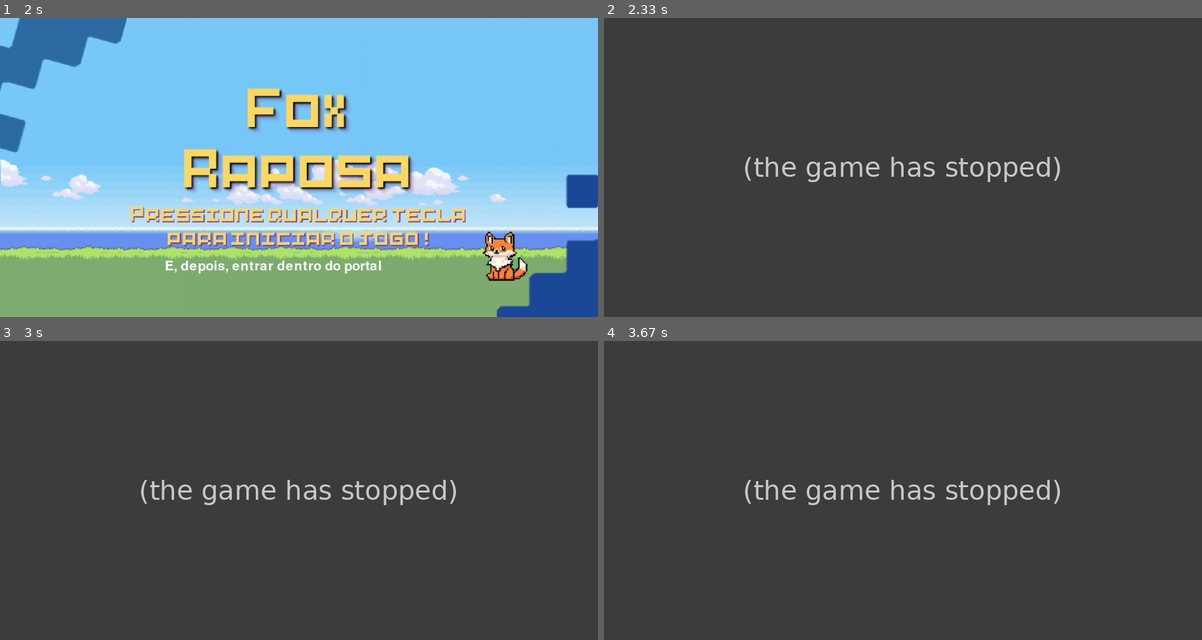
Above: before the commit, frames 1-4 (two rows, left to right).
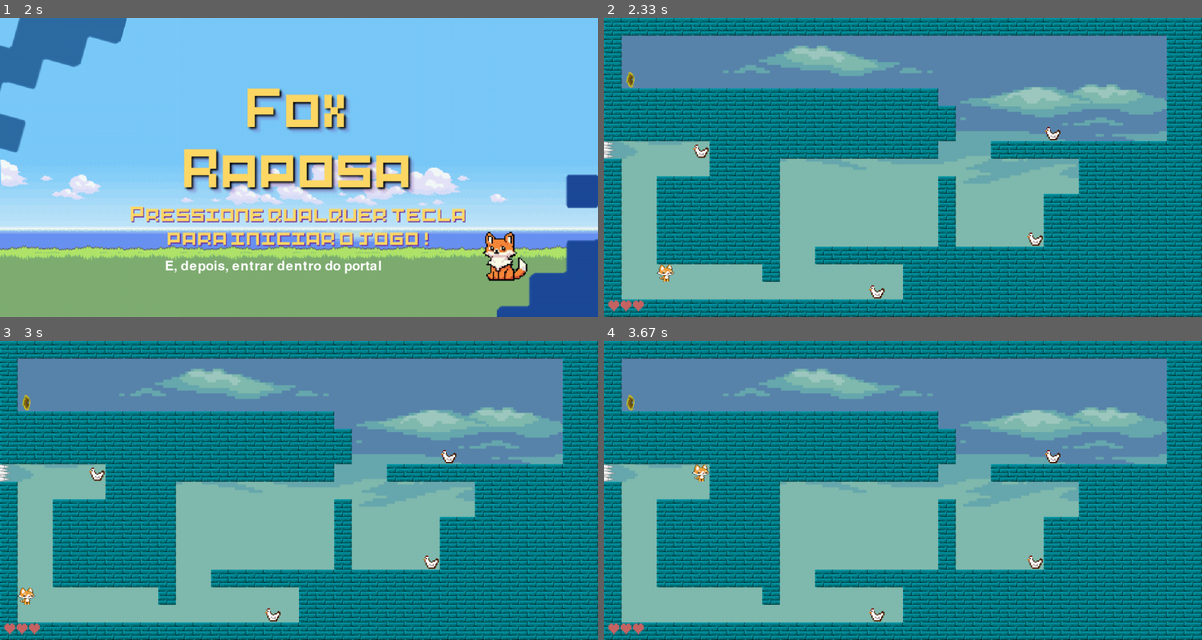
Above: after the commit, the same moments.

Repository: arcanjob/Fox-a-raposa
Game: pygame game, started from INICIALIZA_AQUI_.py
Same seed, same stepped clock (60 frames per second), same inputs: the game is played once before the commit and once after it.
Inputs:
- Up to frame 1 (2 s): hold Right 0.33-0.8 s; hold Up 0.83-1.13 s; hold Right 1.17-1.63 s; hold Left from 1.67 s (still down)
- Up to frame 2 (2.33 s): release Left at 2.2 s; hold Down from 2.23 s (still down)
- Up to frame 3 (3 s): release Down at 2.53 s; hold Left 2.57-2.97 s
- Up to frame 4 (3.67 s): hold Up 3-3.37 s; hold Right from 3.4 s (still down)

Frame 1 is identical in both runs. In frame 2, 100% of the frame differs, in the area x 0-100%, y 0-100%; in frame 3, 100%; in frame 4, 100%.
Error before the commit: TypeError: 'int' object is not subscriptable (INICIALIZA_AQUI_.py line 19); the game stopped at 2.23 s (later frames are placeholders)

Commit message:
CONSEGUI MUDAR AS FASES

Diff:
--- a/INICIALIZA_AQUI_.py
+++ b/INICIALIZA_AQUI_.py
@@ -14,17 +14,22 @@
 pygame.display.set_caption(TITULO)
 
 estado_do_jogo = INICIO
-FASE = [1,0]
+fase = 1
 while True:
-    FASE = FASE[0]
+
+    print(f'a fase é {fase}')
+    MAPA = MAPAS[f'MAPA{fase}'] #qual_o_mapa(fase,MAPA1,MAPA2, MAPA3)
     if estado_do_jogo == jogando:
-        estado_do_jogo = tela_do_jogo(janela)
+        estado_do_jogo = tela_do_jogo(janela, fase, MAPA)
     elif estado_do_jogo == INICIO:
         estado_do_jogo = tela_inicial_de_texto(janela)
     elif estado_do_jogo == morreu_de_vez:
         estado_do_jogo = tela_de_derrota(janela)
     elif estado_do_jogo == vitoria:
-        estado_do_jogo = tela_de_vitoria(janela, FASE)
+        x = tela_de_vitoria(janela, fase)
+        fase = x[0]
+        print(f'no elif a fase é {fase}')
+        estado_do_jogo = x[1]
 
 
 
--- a/Variaveis_e_funcoes.py
+++ b/Variaveis_e_funcoes.py
@@ -69,9 +69,9 @@
 #O "R" vai definir em que parte do mapa a raposa irá ser gerada
 R = 9
 
-
+MAPAS = {}
 #O mapa em si, em que cada variável acima é chamada e preeenche um espaço do mapa
-MAPA1 =  [
+MAPAS['MAPA1'] =  [
     [B,B,B,B,B,B,B,B,B,B,B,B,B,B,B,B,B,B,B,B,B,B,B,B,B,B,B,B,B,B,B,B,B,B],
     [B,V,V,V,V,V,V,V,V,V,V,V,V,V,V,V,V,V,V,V,V,V,V,V,V,V,V,V,V,V,V,V,B,B],
     [B,V,V,V,V,V,V,V,V,V,V,V,V,V,V,V,V,V,V,V,V,V,V,V,V,V,V,V,V,V,V,V,B,B],
@@ -89,7 +89,7 @@
     [B,V,V,V,V,V,V,V,V,B,V,V,V,V,V,V,V,B,B,B,B,B,B,B,B,B,B,B,B,B,B,B,B,B],
     [B,V,V,R,V,V,V,V,V,V,V,V,V,V,V,G,V,B,B,B,B,B,B,B,B,B,B,B,B,B,B,B,B,B],
     [B,B,B,B,B,B,B,B,B,B,B,B,B,B,B,B,B,B,B,B,B,B,B,B,B,B,B,B,B,B,B,B,B,B]]
-MAPA3 = [
+MAPAS['MAPA3'] = [
     [B,B,B,B,B,B,B,B,B,B,B,B,B,B,B,B,B,B,B,B,B,B,B,B,B,B,B,B,B,B,B,B,B],
     [ED,V,V,V,G,B,V,V,V,V,V,V,V,V,V,V,V,V,V,V,V,V,B,G,V,V,V,V,V,V,V,V,EE],
     [B,V,V,V,V,B,V,V,V,V,V,V,V,V,V,V,V,V,V,V,V,V,B,V,V,V,V,V,V,V,V,O,B],
@@ -107,7 +107,7 @@
     [B,B,B,B,B,B,B,B,B,B,B,B,B,B,B,B,B,B,B,B,B,B,B,B,B,B,B,B,B,B,B,B,B],
     [B,B,B,B,B,B,B,B,B,B,B,B,B,B,B,B,B,B,B,B,B,B,B,B,B,B,B,B,B,B,B,B,B],
     [B,B,B,B,B,B,B,B,B,B,B,B,B,B,B,B,B,B,B,B,B,B,B,B,B,B,B,B,B,B,B,B,B]]
-MAPA2 = [
+MAPAS['MAPA2'] = [
     [B,B,B,B,B,B,B,B,B,B,B,B,B,B,B,B,B,B,B,B,B,B,B,B,B,B,B,B,B,B,B,B,B],
     [B,B,B,B,B,B,B,B,B,B,B,B,B,B,B,B,B,B,B,B,B,B,B,B,B,B,V,V,V,V,V,O,B],
     [B,B,B,B,B,B,B,B,B,B,B,B,B,B,B,B,B,B,B,B,B,B,B,B,B,B,V,V,V,V,V,G,B],
@@ -425,4 +425,5 @@
         janela.blit(texto_image, (300, 550))
         pygame.display.flip()
     #retorna o estado do jogo
+    print(f'a fase saiu da vitoria como {FASE}')
     return [FASE, jogando]
